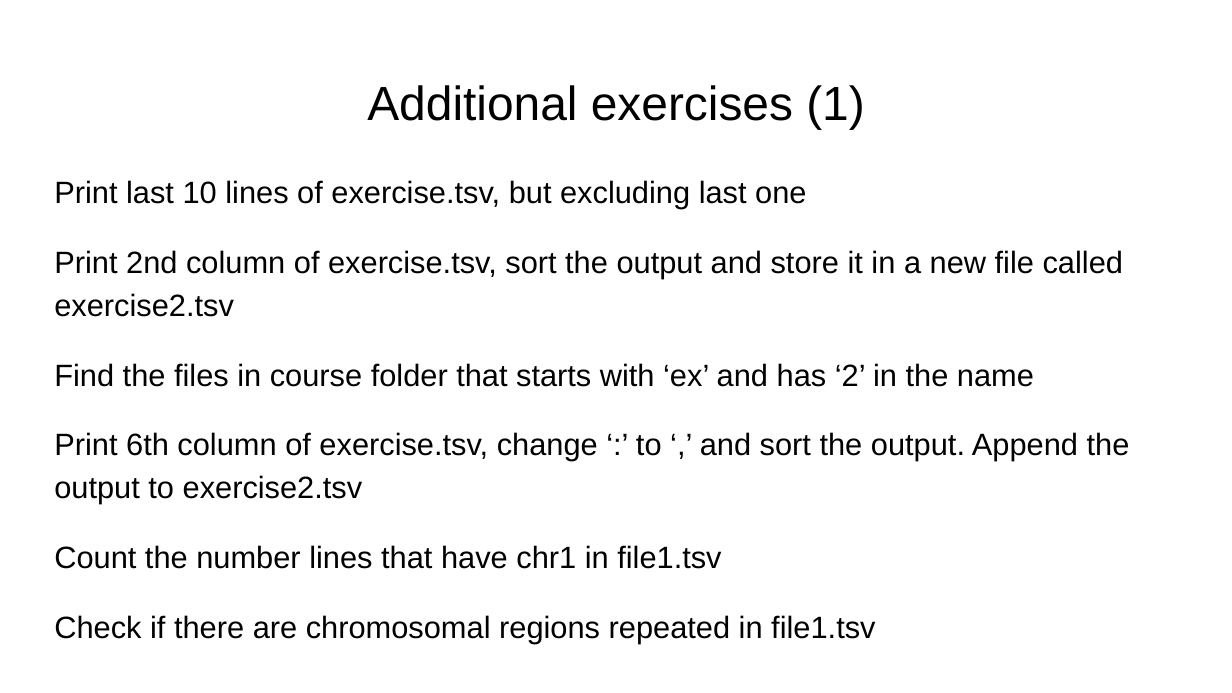
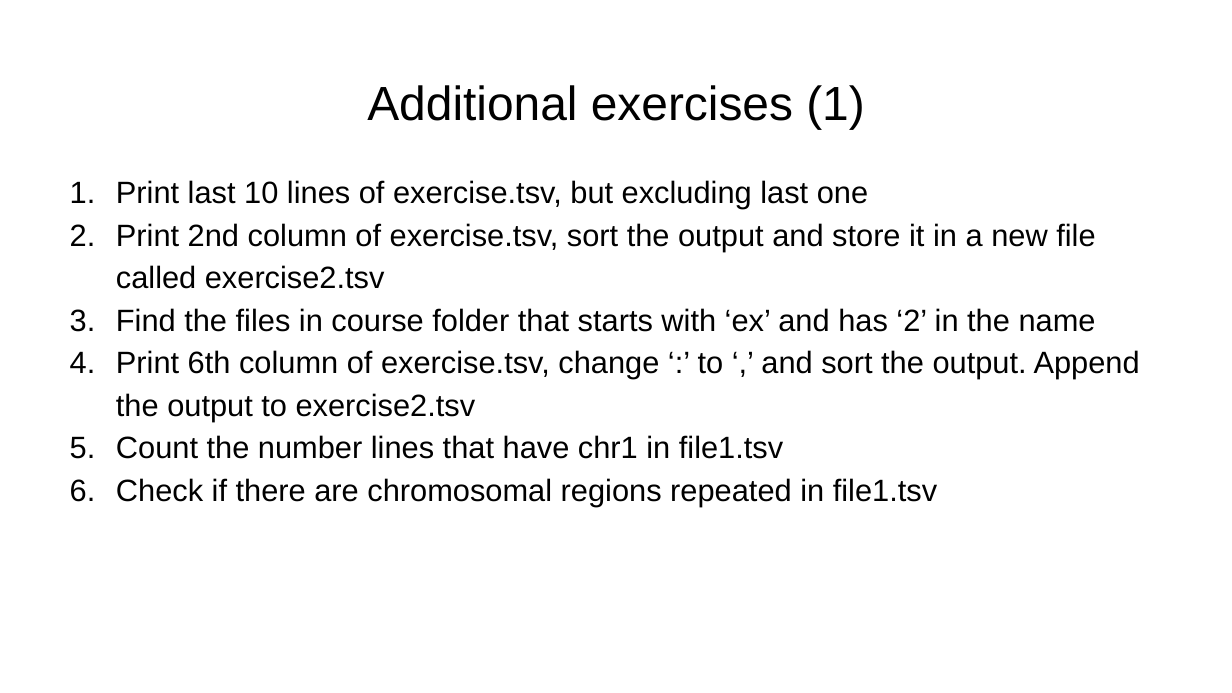
Before and after one commit to FusterTormo/BioinfoWorkshop, a slide deck: slide 54 of Introduction_to_Linux.pptx. Drawn at 1232x693 pixels with LibreOffice and Linux fonts; fonts in the diff are those of the drawing. Boxes give left, top, right and bottom in pixels: in the first picture for what was removed or moved away, otherwise in the second. Text is boxed around its words. In the diff, an @@ line names an element or a change of style, - is before the commit and + after.

Commit message:
Modified additional exercises in presentation

```diff
--- a/Introduction_to_Linux.pptx
+++ b/Introduction_to_Linux.pptx
@@ text "Print last 10 lines of ..." at box(116, 180, 1140, 506): bullet none to 1.; less space between paragraphs @@
```
Also in this commit, not shown: 2 other slides changed, 1 other file.
